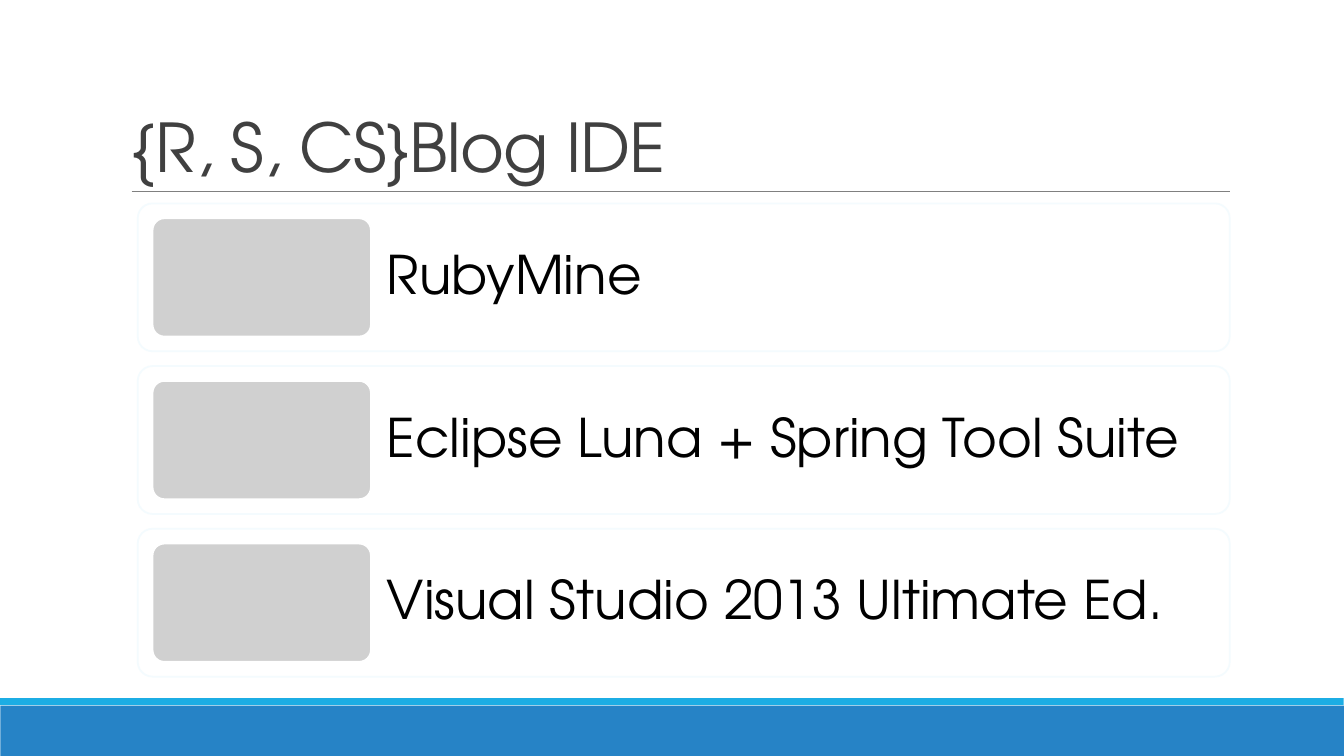
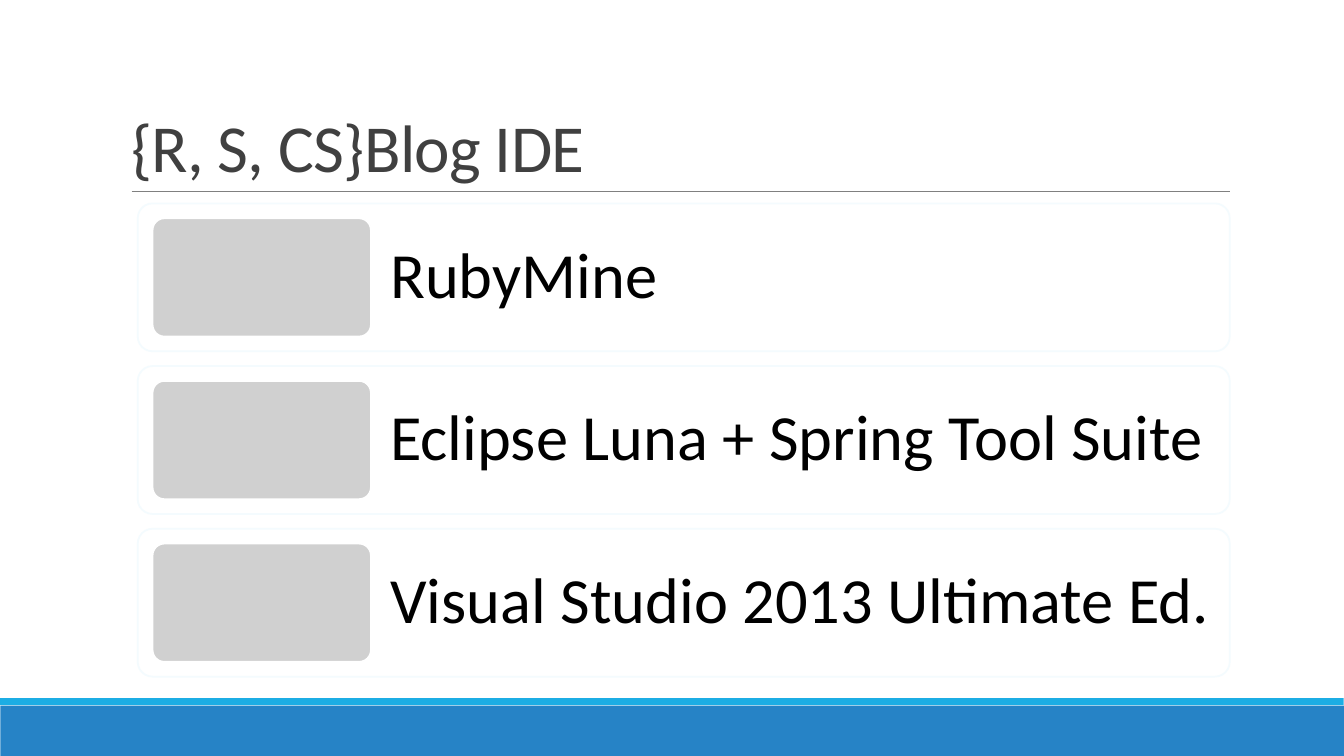
Before and after one commit to TTia/xblog-thesis, a slide deck: slide 9 of Presentazione.pptx. Drawn at 1344x756 pixels with LibreOffice and Linux fonts; fonts in the diff are those of the drawing; grey boxes stand for pictures. Boxes give left, top, right and bottom in pixels: in the first picture for what was removed or moved away, otherwise in the second. Text is boxed around its words. In the diff, an @@ line names an element or a change of style, - is before the commit and + after.

```diff
--- a/Presentazione.pptx
+++ b/Presentazione.pptx
@@ title "{R, S, CS}Blog IDE" at bbox=[131, 123, 585, 184]: font TeX Gyre Adventor to Calibri @@
@@ size 38 to 46 pt, font TeX Gyre Adventor to Calibri; more space between paragraphs in 3 elements at bbox=[390, 253, 657, 309], bbox=[390, 415, 1202, 471], bbox=[390, 578, 1209, 624] @@
```
Also in this commit, not shown: 10 other slides changed, 1 slide added.
